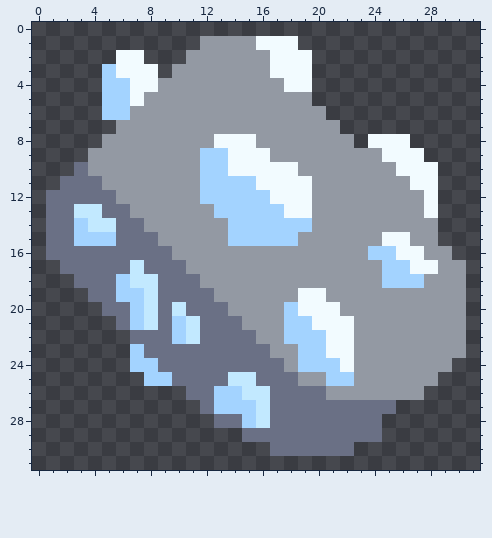
Pixel-art sprite, stored at sprites/items/rawos.png. The picture above was drawn from the file before the commit.
The file is 32x32 pixels.
The same view after the edit:
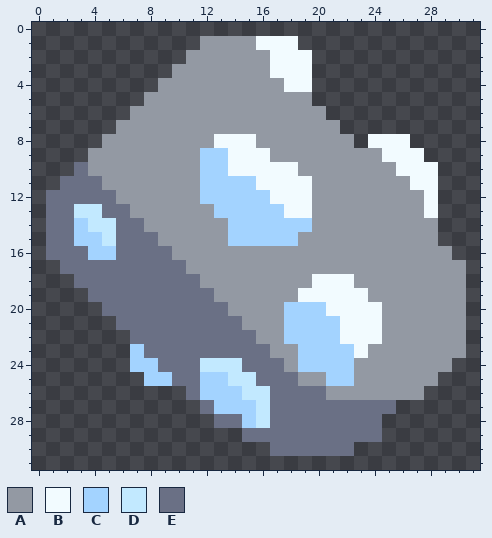
Palette (. is transparent): A #9399a3  B #f2fbff  C #a3d3ff  D #c2e9ff  E #6a7085
The edit:
@@ x 3..10 @@
  1 ........
- 2 ...BB...
- 3 ..CBBB.A
- 4 ..CCBBAA
- 5 ..CCBAAA
- 6 ..CCAAAA
+ 2 ........
+ 3 .......A
+ 4 ......AA
+ 5 .....AAA
+ 6 ....AAAA
  7 ...AAAAA
@@ x 0..31 @@
 14 .EECDDEEAAAAAACCCCCCAAAAAAAAA...
-15 .EECCCEEEAAAAACCCCCAAAAAABBAA...
-16 .EEEEEEEEEAAAAAAAAAAAAAACCBBAA..
-17 ..EEEEEDEEEAAAAAAAAAAAAAACCBBAA.
-18 ...EEECDDEEEAAAAAAAAAAAAACCCAAA.
-19 ....EECCDEEEEAAAAAABBAAAAAAAAAA.
-20 .....EECDEDEEEAAAACBBBAAAAAAAAA.
-21 ......ECDECDEEEAAACCBBBAAAAAAAA.
-22 .......EEECDEEEEAACCCBBAAAAAAAA.
-23 .......CEEEEEEEEEAACCBBAAAAAAAA.
-24 .......CCEEEEEEEEEACCCBAAAAAAA..
-25 ........CCEEEEDDEEEAACCAAAAAA...
-26 ...........EECCDDEEEEAAAAAAA....
+15 .EECCDEEEAAAAACCCCCAAAAAAAAAA...
+16 .EEECCEEEEAAAAAAAAAAAAAAAAAAAA..
+17 ..EEEEEEEEEAAAAAAAAAAAAAAAAAAAA.
+18 ...EEEEEEEEEAAAAAAAABBBAAAAAAAA.
+19 ....EEEEEEEEEAAAAAABBBBBAAAAAAA.
+20 .....EEEEEEEEEAAAACCCBBBBAAAAAA.
+21 ......EEEEEEEEEAAACCCCBBBAAAAAA.
+22 .......EEEEEEEEEAACCCCBBBAAAAAA.
+23 .......CEEEEEEEEEAACCCCBAAAAAAA.
+24 .......CCEEEDDDEEEACCCCAAAAAAA..
+25 ........CCEECCDDEEEAACCAAAAAA...
+26 ...........ECCCDDEEEEAAAAAAA....
 27 ............ECCCDEEEEEEEEE......
